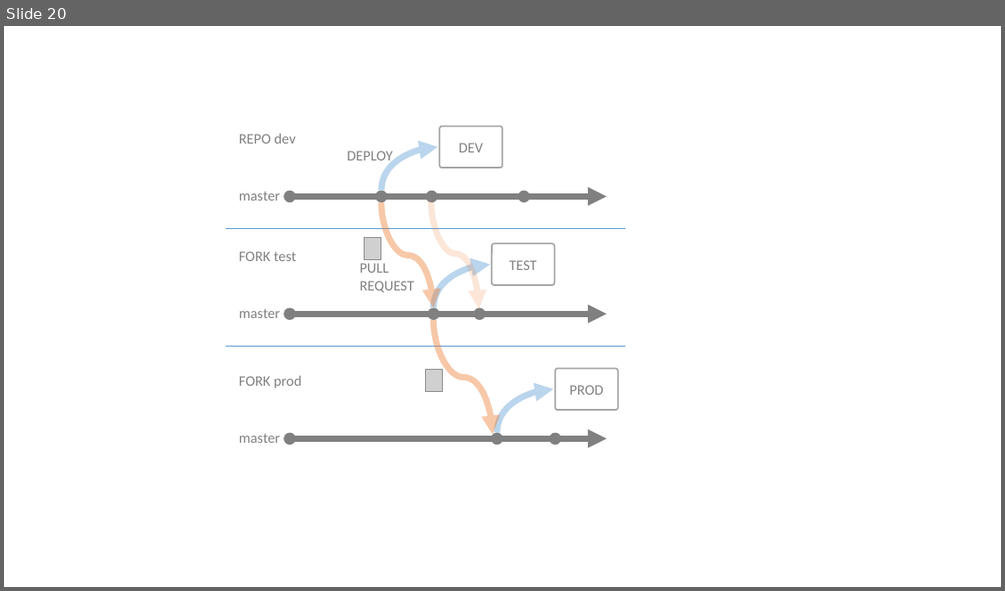
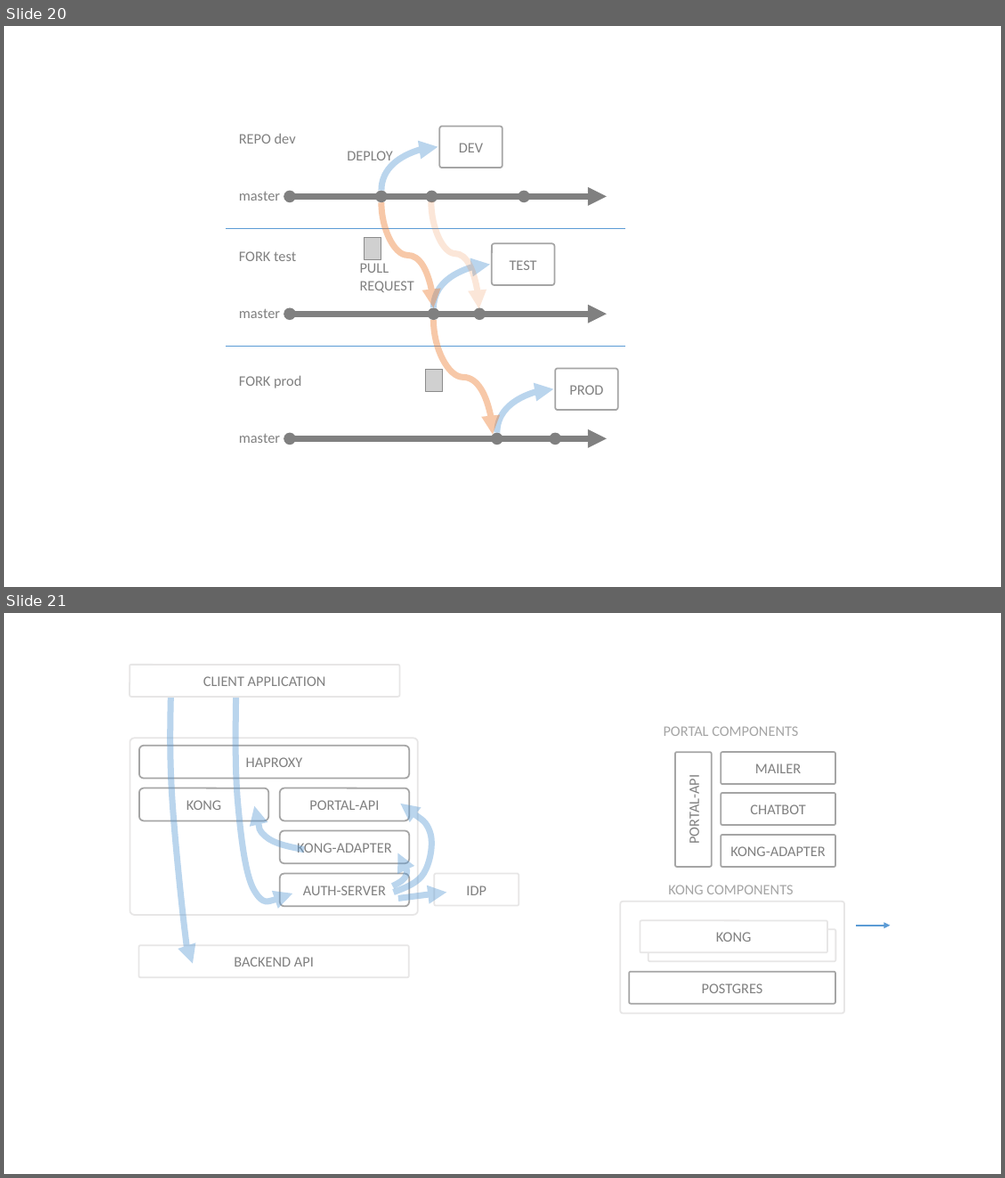
Before and after one commit to Haufe-Lexware/wicked.haufe.io, a slide deck: doc/architecture-illustrations.pptx. Shown one above the other, each under a label of ours: slide 20 before the commit, slides 20 and 21 after it. The pictures are 1005x591 and 1005x1178 pixels, drawn with LibreOffice and Linux fonts; fonts in the diff are those of the drawing; grey boxes stand for pictures. Boxes give left, top, right and bottom in pixels: in the first picture for what was removed or moved away, otherwise in the second. Text is boxed around its words. In the diff, an @@ line names an element or a change of style, - is before the commit and + after.

Commit message:
Authorization Servers. More info ADFS.

```diff
--- a/doc/architecture-illustrations.pptx
+++ b/doc/architecture-illustrations.pptx
@@ slide 21 added at <box>4,613,1001,1174</box>, background #FFFFFF @@
@@ rounded rectangle added at <box>129,665,399,697</box>, fill #FFFFFF, outline #E7E6E6 1.5 pt, 14 pt, text #808080 @@
+CLIENT APPLICATION
@@ freeform shape added at <box>170,690,193,963</box>, outline #5B9BD5 6 pt @@
@@ freeform shape added at <box>235,690,292,900</box>, outline #5B9BD5 6 pt @@
@@ rounded rectangle added at <box>129,738,418,915</box>, fill #FFFFFF, outline #E7E6E6 1.5 pt @@
@@ rounded rectangle added at <box>139,745,409,778</box>, fill #FFFFFF, outline #A5A5A5 1.5 pt, 14 pt, text #808080 @@
+HAPROXY
@@ text added at <box>663,726,798,736</box>, 14 pt, text #A5A5A5 @@
+PORTAL COMPONENTS
@@ rounded rectangle added at <box>676,752,712,867</box>, fill #FFFFFF, outline #A5A5A5 1.5 pt, 14 pt, text #808080 @@
+PORTAL-API
@@ rounded rectangle added at <box>721,752,835,784</box>, fill #FFFFFF, outline #A5A5A5 1.5 pt, 14 pt, text #808080 @@
+MAILER
@@ rounded rectangle added at <box>139,787,268,820</box>, fill #FFFFFF, outline #A5A5A5 1.5 pt, 14 pt, text #808080 @@
+KONG
@@ rounded rectangle added at <box>280,787,409,820</box>, fill #FFFFFF, outline #A5A5A5 1.5 pt, 14 pt, text #808080 @@
+PORTAL-API
@@ rounded rectangle added at <box>721,793,835,826</box>, fill #FFFFFF, outline #A5A5A5 1.5 pt, 14 pt, text #808080 @@
+CHATBOT
@@ freeform shape added at <box>254,806,304,850</box>, outline #5B9BD5 6 pt @@
@@ freeform shape added at <box>394,803,432,892</box>, outline #5B9BD5 6 pt @@
@@ rounded rectangle added at <box>280,830,409,863</box>, fill #FFFFFF, outline #A5A5A5 1.5 pt, 14 pt, text #808080 @@
+KONG-ADAPTER
@@ rounded rectangle added at <box>721,835,835,867</box>, fill #FFFFFF, outline #A5A5A5 1.5 pt, 14 pt, text #808080 @@
+KONG-ADAPTER
@@ rounded rectangle added at <box>280,874,409,907</box>, fill #FFFFFF, outline #A5A5A5 1.5 pt, 14 pt, text #808080 @@
+AUTH-SERVER
@@ freeform shape added at <box>393,853,407,886</box>, outline #5B9BD5 6 pt @@
@@ rounded rectangle added at <box>434,873,518,906</box>, fill #FFFFFF, outline #E7E6E6 1.5 pt, 14 pt, text #808080 @@
+IDP
@@ arrow added from (398, 898) to (446, 892), #5B9BD5 6 pt @@
@@ rounded rectangle added at <box>620,901,844,1013</box>, fill #FFFFFF, outline #E7E6E6 1.5 pt @@
@@ text added at <box>668,884,793,894</box>, 14 pt, text #A5A5A5 @@
+KONG COMPONENTS
@@ rounded rectangle added at <box>640,920,828,952</box>, fill #FFFFFF, outline #E7E6E6 1.5 pt, 14 pt, text #808080 @@
+KONG
@@ rounded rectangle added at <box>648,929,836,962</box>, fill #FFFFFF, outline #E7E6E6 1.5 pt, 14 pt, text #808080 @@
+KONG
@@ arrow added from (857, 925) to (890, 925), #5B9BD5 1.5 pt @@
@@ rounded rectangle added at <box>138,945,409,977</box>, fill #FFFFFF, outline #E7E6E6 1.5 pt, 14 pt, text #808080 @@
+BACKEND API
@@ rounded rectangle added at <box>629,971,835,1004</box>, fill #FFFFFF, outline #A5A5A5 1.5 pt, 14 pt, text #808080 @@
+POSTGRES
```
Also in this commit, not shown: 3 other files.
